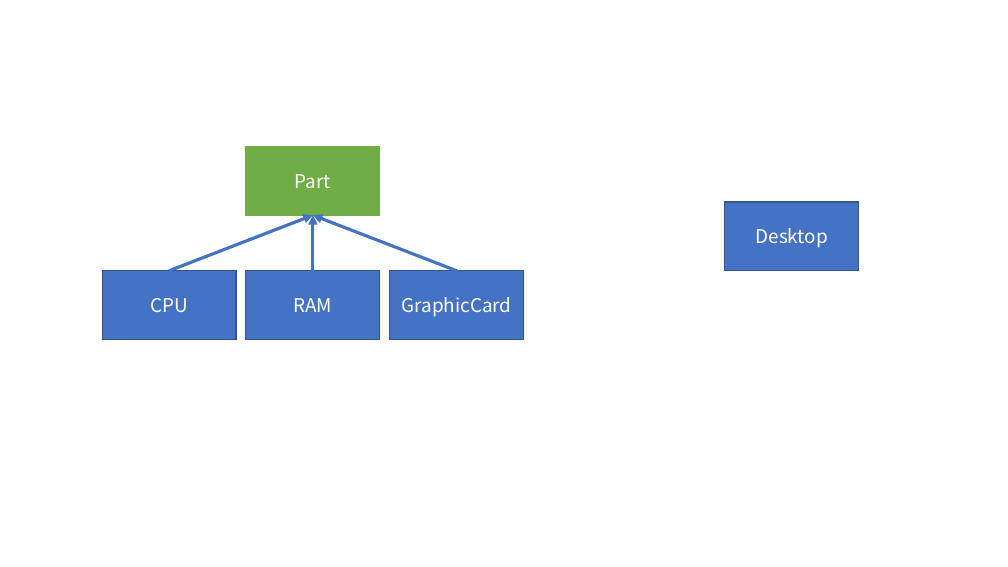
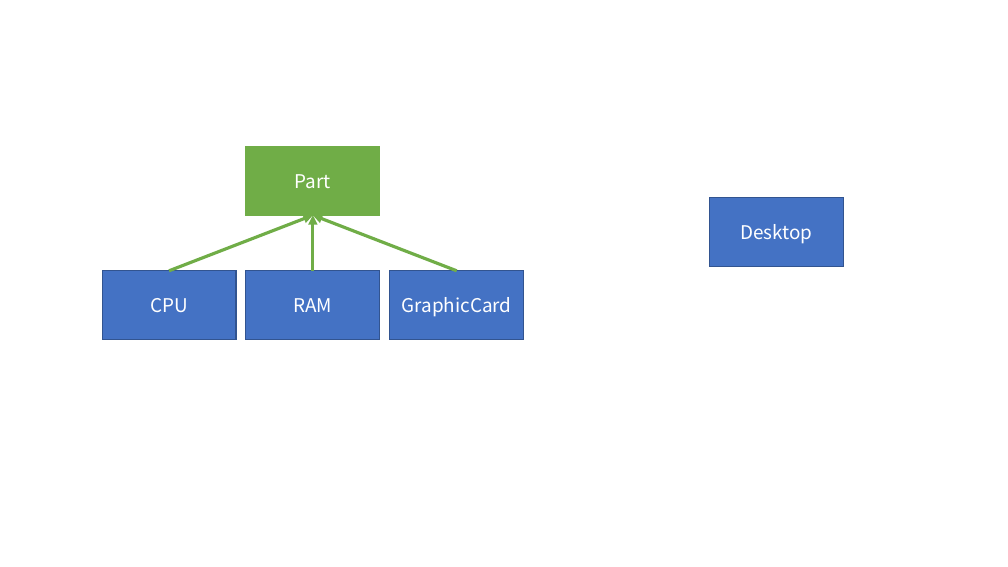
Before and after one commit to LeeSM0518/TIL, a slide deck: slide 1 of Java/Java_Project/out/production/Java_Project/seminar_project/ClassStructure.pptx. Drawn at 1008x567 pixels with LibreOffice and Linux fonts; fonts in the diff are those of the drawing. Boxes give left, top, right and bottom in pixels: in the first picture for what was removed or moved away, otherwise in the second. Text is boxed around its words. In the diff, an @@ line names an element or a change of style, - is before the commit and + after.

```diff
--- a/Java/Java_Project/out/production/Java_Project/seminar_project/ClassStructure.pptx
+++ b/Java/Java_Project/out/production/Java_Project/seminar_project/ClassStructure.pptx
@@ rectangle "Desktop": place and size @@
-rectangle "Desktop" at <box>725,202,859,271</box>
+rectangle "Desktop" at <box>710,197,844,266</box>
@@ arrow (169, 271) - (313, 216): stroke #4472C4 3 pt to #70AD47 3 pt @@
@@ arrow (313, 271) - (313, 216): stroke #4472C4 3 pt to #70AD47 3 pt @@
@@ arrow (457, 271) - (313, 216): stroke #4472C4 3 pt to #70AD47 3 pt @@
```
Also in this commit, not shown: 1 other slide changed, 9 other files.
